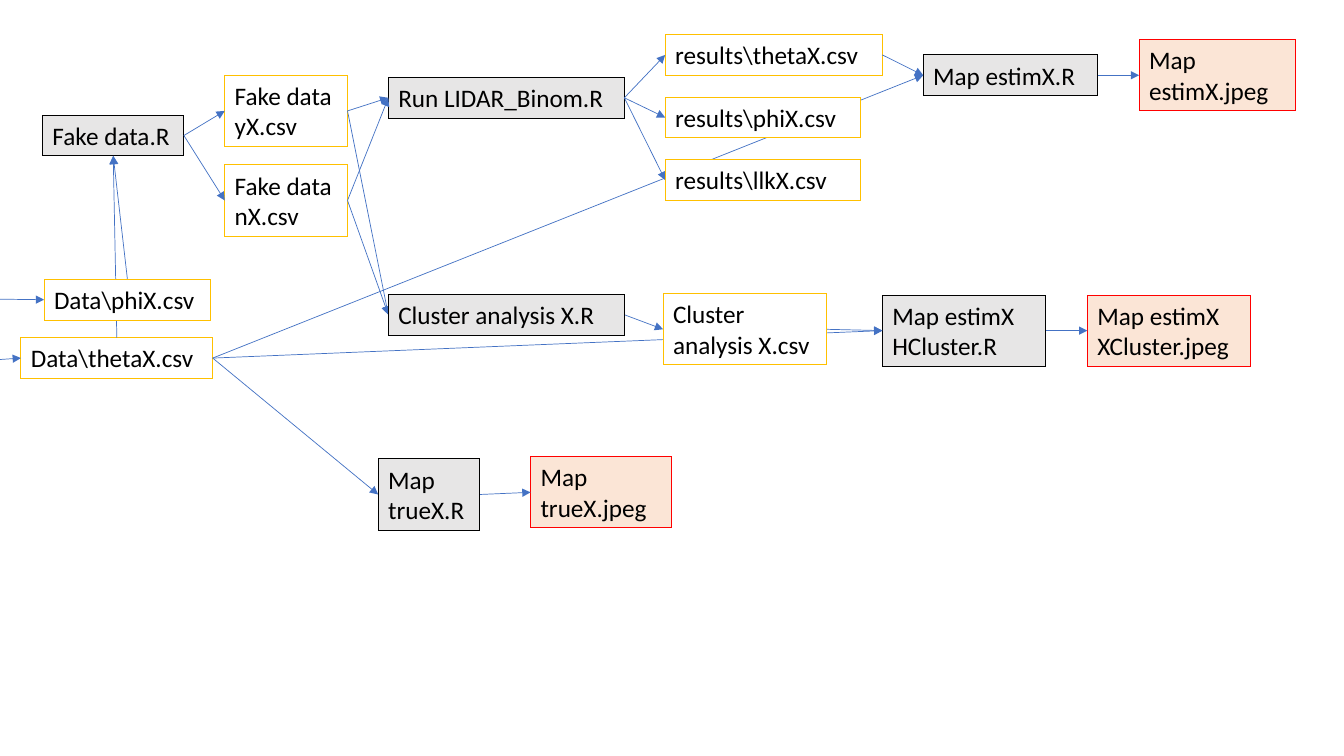
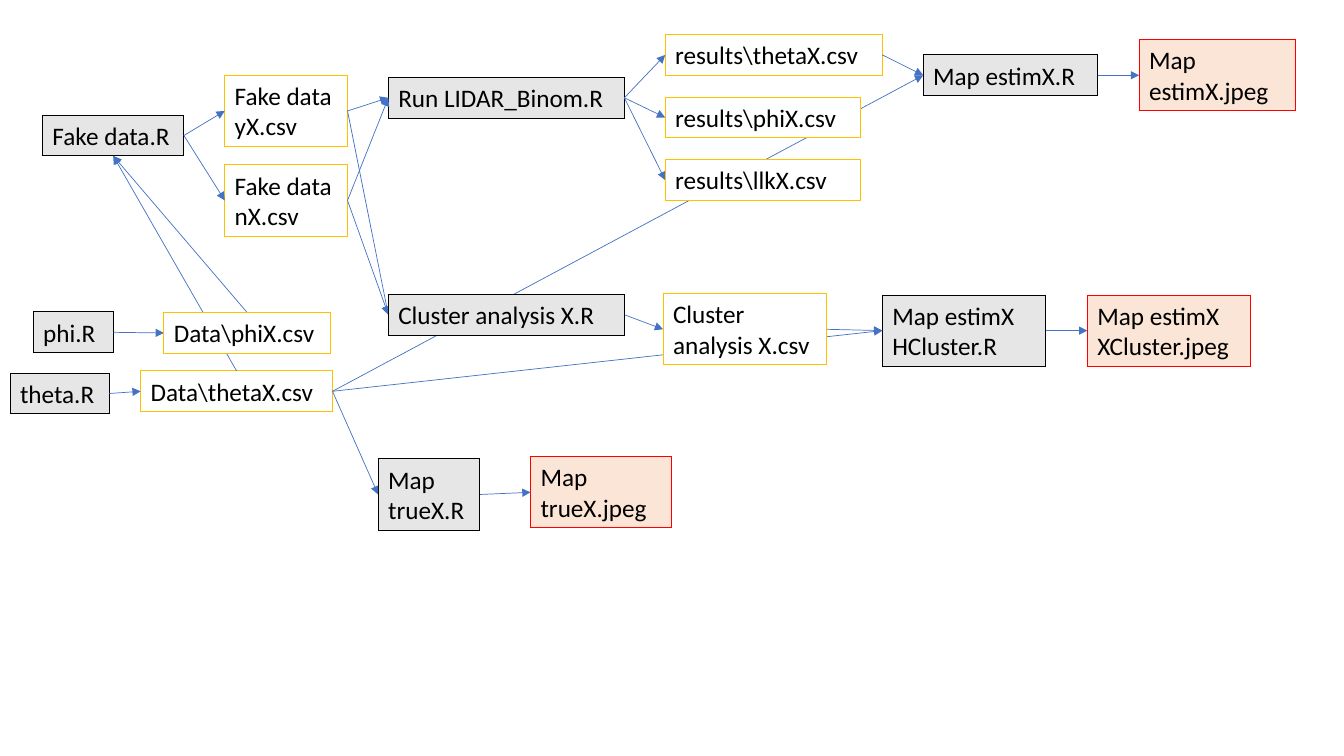
Before and after one commit to drvalle1/LidarLDA_MS, a slide deck: slide 1 of simul/code flow simul data.pptx. Drawn at 1344x756 pixels with LibreOffice and Linux fonts; fonts in the diff are those of the drawing. Boxes give left, top, right and bottom in pixels: in the first picture for what was removed or moved away, otherwise in the second. Text is boxed around its words. In the diff, an @@ line names an element or a change of style, - is before the commit and + after.

```diff
--- a/simul/code flow simul data.pptx
+++ b/simul/code flow simul data.pptx
@@ arrow moved from (213, 358) - (924, 76) to (333, 391) - (924, 76) @@
@@ arrow moved from (117, 338) - (113, 156) to (237, 371) - (113, 156) @@
@@ arrow moved from (127, 279) - (113, 156) to (247, 313) - (113, 156) @@
@@ rectangle added at bbox=[33, 313, 114, 353], fill #E7E6E6, outline #000000 0.75 pt, 18 pt, text #000000 @@
+phi.R
@@ rectangle "Data\phiX.csv": place and size @@
-rectangle "Data\phiX.csv" at bbox=[44, 279, 211, 320]
+rectangle "Data\phiX.csv" at bbox=[164, 313, 331, 353]
@@ arrow moved from (0, 299) - (44, 299) to (114, 333) - (164, 333) @@
@@ arrow moved from (213, 358) - (882, 331) to (333, 391) - (882, 331) @@
@@ rectangle added at bbox=[10, 373, 110, 413], fill #E7E6E6, outline #000000 0.75 pt, 18 pt, text #000000 @@
+theta.R
@@ rectangle "Data\thetaX.csv": place and size @@
-rectangle "Data\thetaX.csv" at bbox=[21, 338, 213, 378]
+rectangle "Data\thetaX.csv" at bbox=[141, 371, 333, 411]
@@ arrow moved from (0, 360) - (21, 358) to (110, 393) - (141, 391) @@
@@ arrow moved from (213, 358) - (378, 495) to (333, 391) - (378, 495) @@
```
Also in this commit, not shown: 49 other files.
